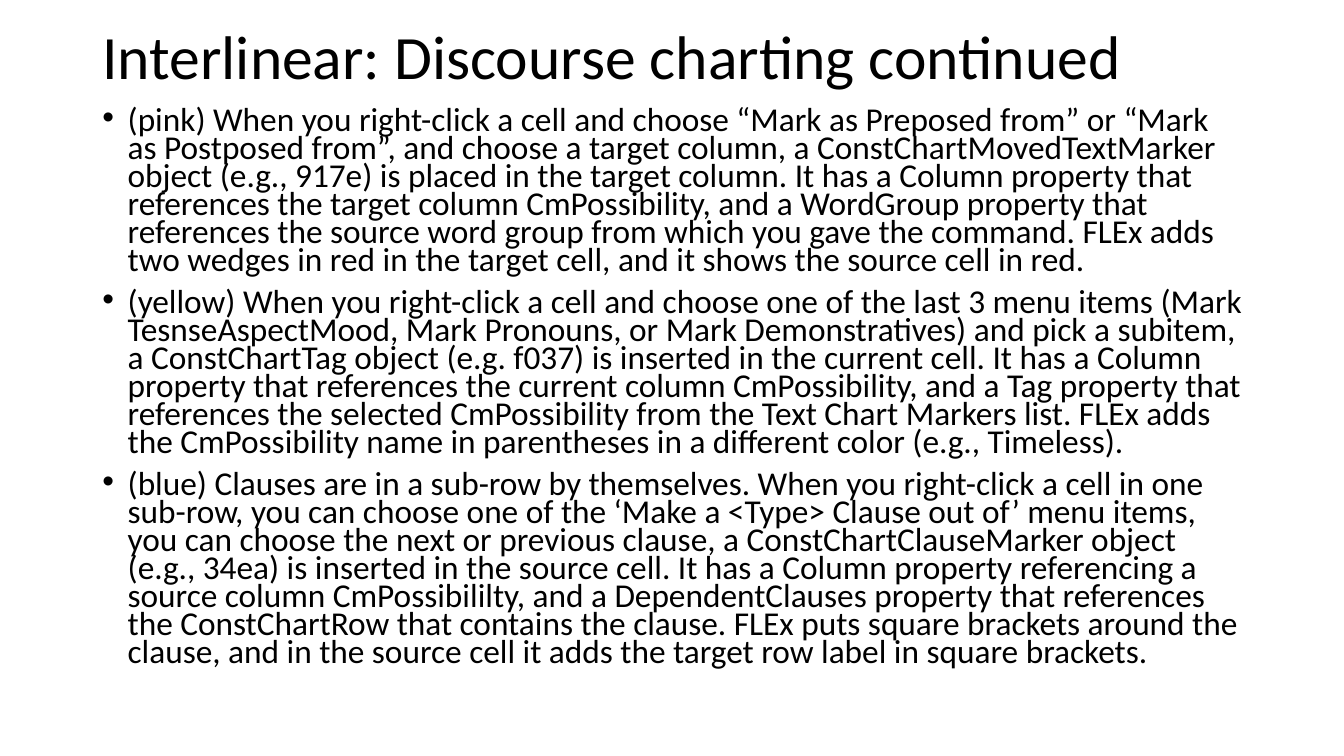
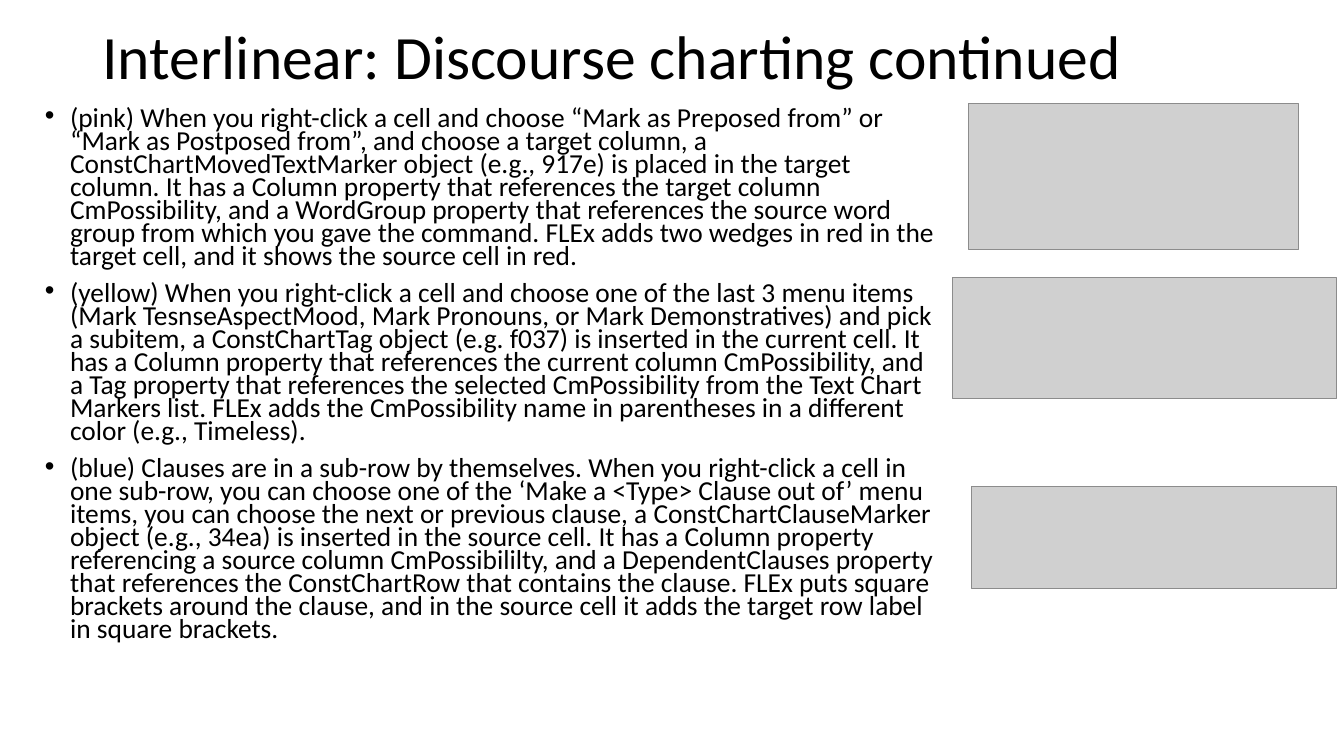
Before and after one commit to sillsdev/FwDocumentation, a slide deck: slide 38 of HelpResourcesSources/TechnicalNotes/FLEx 9.1 Conceptual Model - Grammar and interlinear model.pptx (slide 37 before the commit). Drawn at 1344x756 pixels with LibreOffice and Linux fonts; fonts in the diff are those of the drawing; grey boxes stand for pictures. Boxes give left, top, right and bottom in pixels: in the first picture for what was removed or moved away, otherwise in the second. Text is boxed around its words. In the diff, an @@ line names an element or a change of style, - is before the commit and + after.

```diff
--- a/HelpResourcesSources/TechnicalNotes/FLEx 9.1 Conceptual Model - Grammar and interlinear model.pptx
+++ b/HelpResourcesSources/TechnicalNotes/FLEx 9.1 Conceptual Model - Grammar and interlinear model.pptx
@@ text "(pink) When you right-click a ...": place and size @@
-text "(pink) When you right-click a ..." at (128,106,1242,669)
+text "(pink) When you right-click a ..." at (70,107,933,643)
@@ text "(pink) When you right-click a ..." at (70,107,933,643): size 23.8 to 19.6 pt @@
@@ picture added at (969,104,1299,250) @@
@@ picture added at (953,277,1336,398) @@
@@ picture added at (972,487,1337,589) @@
```
Also in this commit, not shown: 9 other slides changed, 1 slide added, 1 slide removed, 5 other files.
